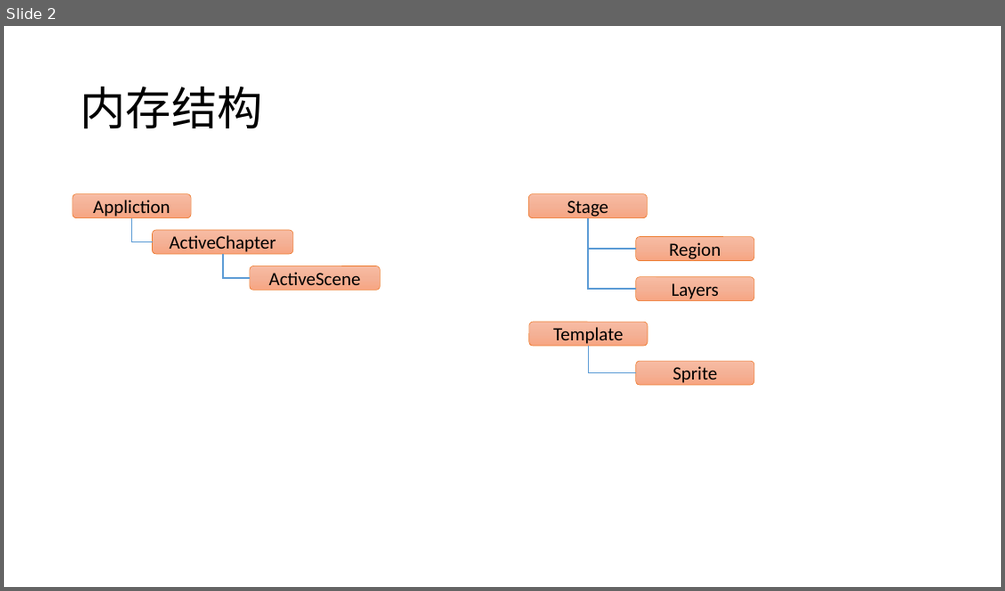
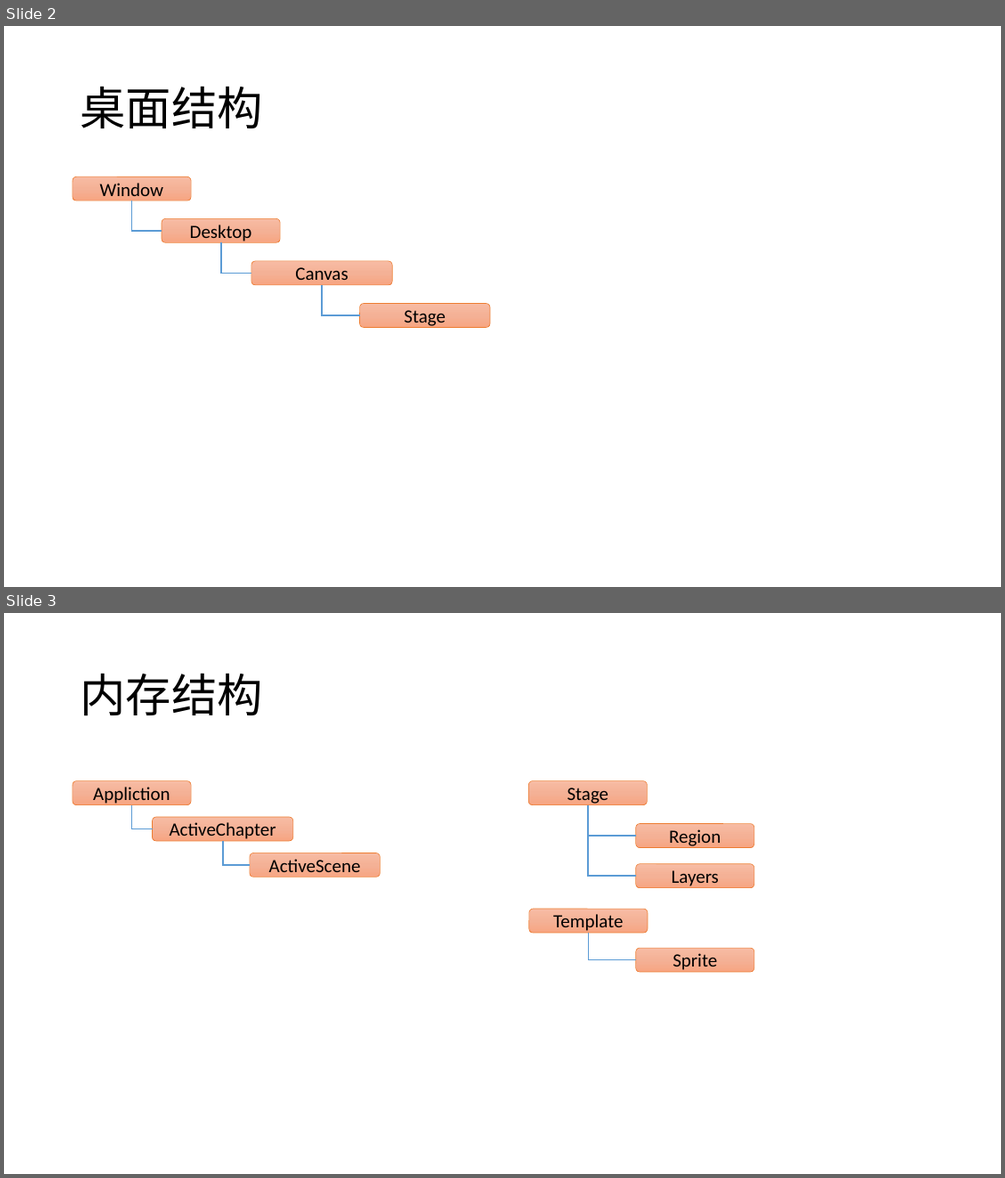
Before and after one commit to favedit/MoScript, a slide deck: document/Struct.pptx. Shown one above the other, each under a label of ours: slide 2 before the commit, slides 2 and 3 after it. The pictures are 1005x591 and 1005x1178 pixels, drawn with LibreOffice and Linux fonts; fonts in the diff are those of the drawing. Boxes give left, top, right and bottom in pixels: in the first picture for what was removed or moved away, otherwise in the second. Text is boxed around its words. In the diff, an @@ line names an element or a change of style, - is before the commit and + after.

```diff
--- a/document/Struct.pptx
+++ b/document/Struct.pptx
@@ slide 2 added at box(4, 26, 1001, 587), background #FFFFFF @@
@@ title added at box(80, 86, 262, 128), 44 pt, text #000000 @@
+桌面结构
@@ rounded rectangle added at box(73, 176, 191, 200), fill gradient #F7BDA5 to #F5B196 to #F8A582, outline #ED7D31 0.5 pt, 18 pt, text #000000 @@
+Window
@@ elbow line added from (132, 201) to (162, 231), #5B9BD5 1.5 pt @@
@@ rounded rectangle added at box(162, 219, 280, 243), fill gradient #F7BDA5 to #F5B196 to #F8A582, outline #ED7D31 0.5 pt, 18 pt, text #000000 @@
+Desktop
@@ elbow line added from (221, 243) to (251, 273), #5B9BD5 1.5 pt @@
@@ rounded rectangle added at box(251, 261, 393, 285), fill gradient #F7BDA5 to #F5B196 to #F8A582, outline #ED7D31 0.5 pt, 18 pt, text #000000 @@
+Canvas
@@ elbow line added from (322, 285) to (360, 315), #5B9BD5 1.5 pt @@
@@ rounded rectangle added at box(360, 304, 490, 328), fill gradient #F7BDA5 to #F5B196 to #F8A582, outline #ED7D31 0.5 pt, 18 pt, text #000000 @@
+Stage
@@ what was slide 2 is now slide 3 @@
```
Also in this commit, not shown: 29 other files.
